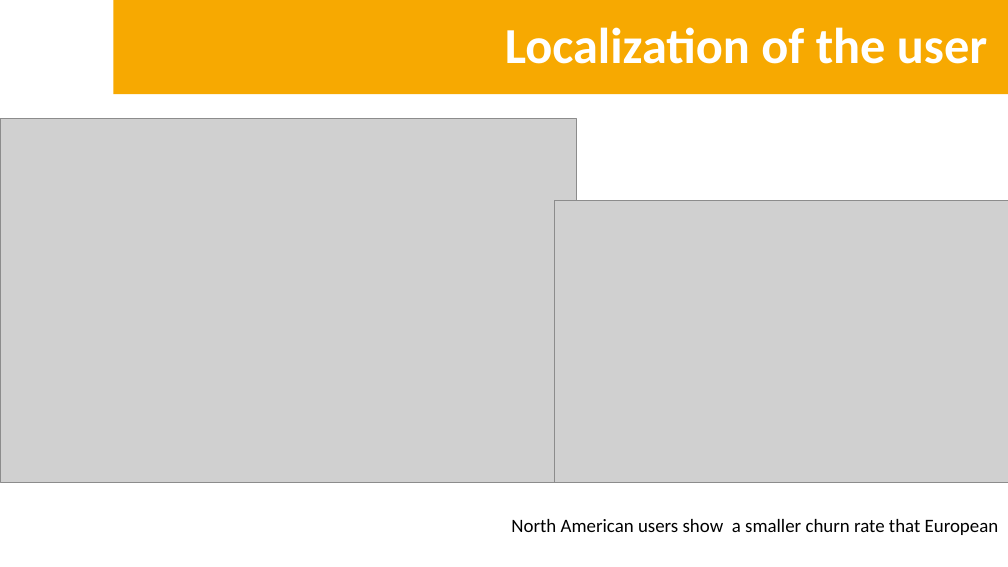
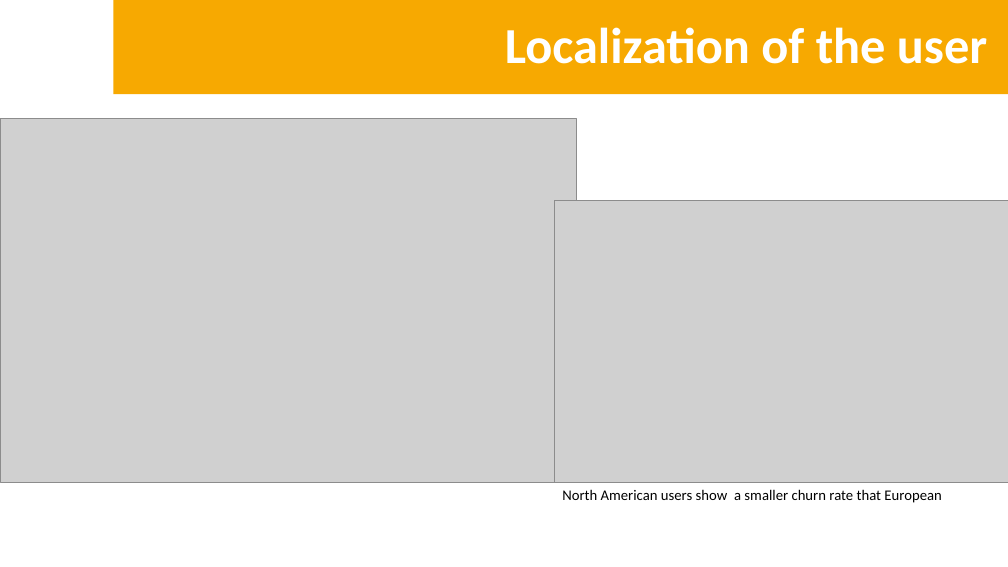
Before and after one commit to ctherreau/HomeExchange, a slide deck: slide 7 of DemoDay.pptx. Drawn at 1008x567 pixels with LibreOffice and Linux fonts; fonts in the diff are those of the drawing; grey boxes stand for pictures; background and template pictures are left out. Boxes give left, top, right and bottom in pixels: in the first picture for what was removed or moved away, otherwise in the second. Text is boxed around its words. In the diff, an @@ line names an element or a change of style, - is before the commit and + after.

```diff
--- a/DemoDay.pptx
+++ b/DemoDay.pptx
@@ text "North American users show a ...": place and size @@
-text "North American users show a ..." at [511,519,999,535]
+text "North American users show a ..." at [562,489,941,503]
@@ text "North American users show a ..." at [562,489,941,503]: size 18 to 14 pt @@
```
Also in this commit, not shown: 3 other slides changed, 1 slide added, 4 other files.
